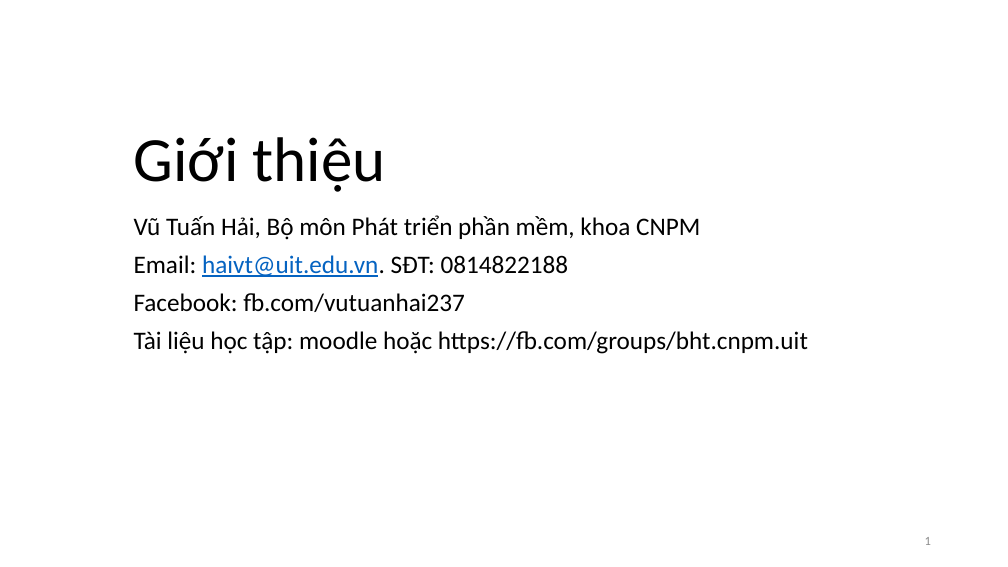
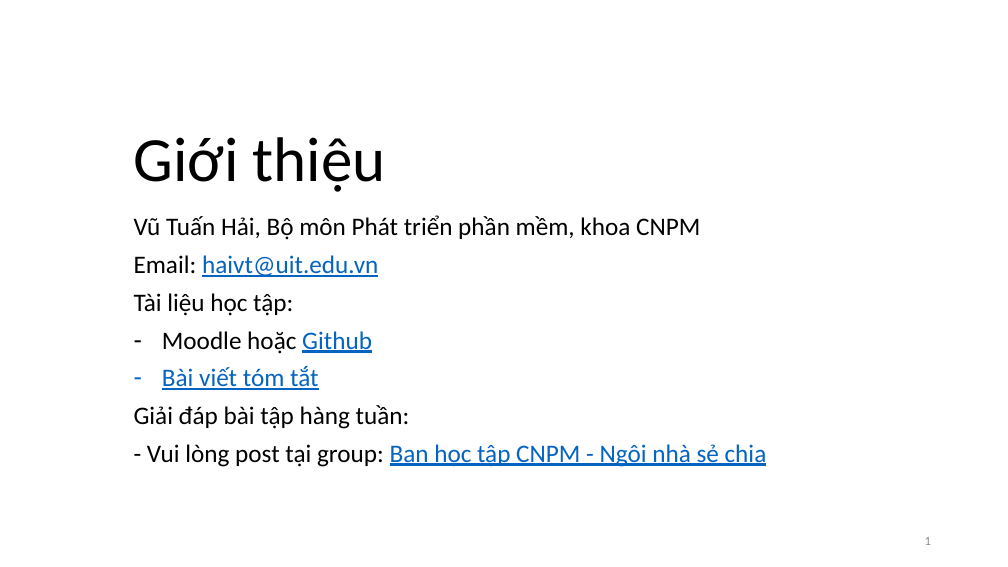
Before and after one commit to vutuanhai237/CourseMaterials, a slide deck: slide 1 of IT002-OOP/Slide thực hành/Lab 1. BasicCplusplus.pptx. Drawn at 1008x567 pixels with LibreOffice and Linux fonts; fonts in the diff are those of the drawing. Boxes give left, top, right and bottom in pixels: in the first picture for what was removed or moved away, otherwise in the second. Text is boxed around its words. In the diff, an @@ line names an element or a change of style, - is before the commit and + after.

```diff
--- a/IT002-OOP/Slide thực hành/Lab 1. BasicCplusplus.pptx
+++ b/IT002-OOP/Slide thực hành/Lab 1. BasicCplusplus.pptx
@@ subtitle at box(134, 255, 767, 467): text changed @@
-Email: haivt@uit.edu.vn. SĐT: 0814822188
-Facebook: fb.com/vutuanhai237
-Tài liệu học tập: moodle hoặc https://fb.com/groups/bht.cnpm.uit
+Email: haivt@uit.edu.vn
+Tài liệu học tập:
+– Moodle hoặc Github
+– Bài viết tóm tắt
+Giải đáp bài tập hàng tuần:
+- Vui lòng post tại group: Ban học tập CNPM - Ngôi nhà sẻ chia
```
Also in this commit, not shown: 6 other slides changed, 1 slide added, 1 slide removed, 36 other files.
